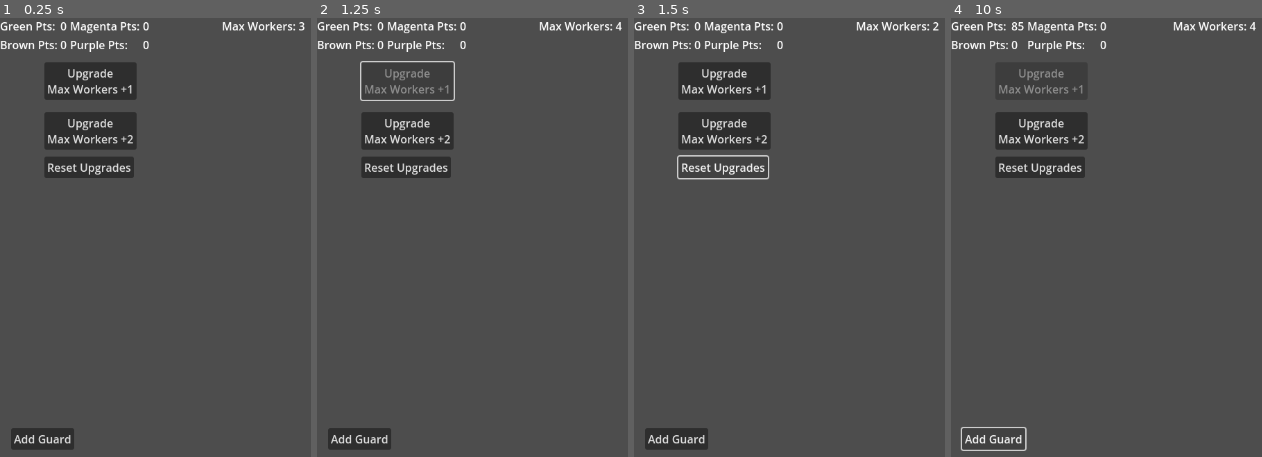
Above: before the commit, frames 1-4 (left to right).
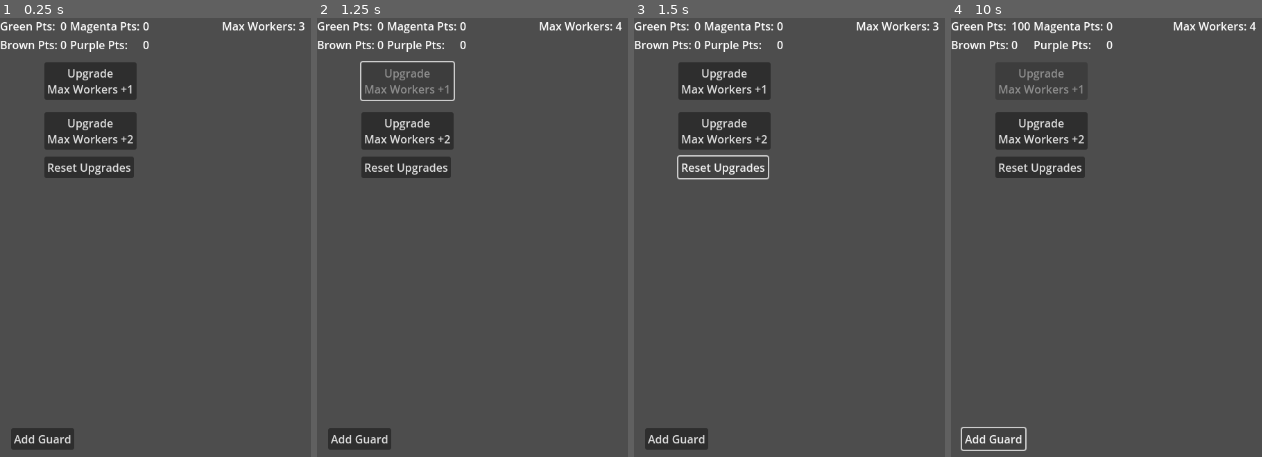
Above: after the commit, the same moments.

Repository: p0rtcullis/WarClicker
Game: Godot game, scene res://game_manager.tscn
Same seed, same stepped clock (60 frames per second), same inputs: the game is played once before the commit and once after it.
Inputs:
- Up to frame 1 (0.25 s): no input
- Up to frame 2 (1.25 s): click "Upgrade Max Workers +1" at 0.5 s
- Up to frame 3 (1.5 s): click "Reset Upgrades" at 1.25 s
- Up to frame 4 (10 s): click "Upgrade Max Workers +2" at 2 s; click "Add Guard" at 2.75 s; click "Upgrade Max Workers +1" at 3.5 s; click "Upgrade Max Workers +2" at 4.25 s; click "Add Guard" at 5 s; click "Upgrade Max Workers +2" at 5.75 s; click "Add Guard" at 6.5 s; tap Enter at 7.25, 8.75 s; tap Space at 8, 9.5 s

Frames 1-2 are identical in both runs. In frame 3, less than 0.1% of the frame differs, in the area x 96-99%, y 1-3%; in frame 4, 0.7%, in the area x 19-53%, y 0-8%.

Commit message:
Upgrade 3
Finally got upgrades working
still need prereqs

Diff:
--- a/war-clicker/ManagementScreen/Scripts/management_screen.gd
+++ b/war-clicker/ManagementScreen/Scripts/management_screen.gd
@@ -4,6 +4,7 @@
 
 var max_workers = 3:
 	set(value):
+		max_workers = value
 		%MaxWorkersLabel.text = "Max Workers: " +str(value)
 		print("Current Workers: " + str(max_workers))
 var worker_list : Array = []
@@ -63,3 +64,6 @@
 func _on_update_timer_timeout() -> void:
 	total_green += point_count(POINTS.GREEN)
 	%GreenPointsLabel.text = str(total_green)
+
+func update_max_workers(new_max: int):
+	max_workers += new_max
--- a/war-clicker/upgrade_screen_gui.gd
+++ b/war-clicker/upgrade_screen_gui.gd
@@ -29,18 +29,13 @@
 	for upgrade in active_upgrades:
 		upgrade.button_pressed = false
 	active_upgrades.clear()
-	print(active_upgrades)
 
 
 func _on_upgrade_max_workers_button_1_toggled(toggled_on: bool) -> void:
 	if toggled_on:
-		%ManagementScreen.max_workers += 1
-		print("Added Worker" + str(%ManagementScreen.max_workers))
+		%ManagementScreen.update_max_workers(1)
 		%UpgradeMaxWorkersButton1.disabled = true
 		active_upgrades.append(%UpgradeMaxWorkersButton1)
-		#print(active_upgrades)
 	else :
-		%ManagementScreen.max_workers -= 1
-		print("Removed Worker" + str(%ManagementScreen.max_workers))
+		%ManagementScreen.update_max_workers(-1)
 		%UpgradeMaxWorkersButton1.disabled = false
-		#print(active_upgrades)
